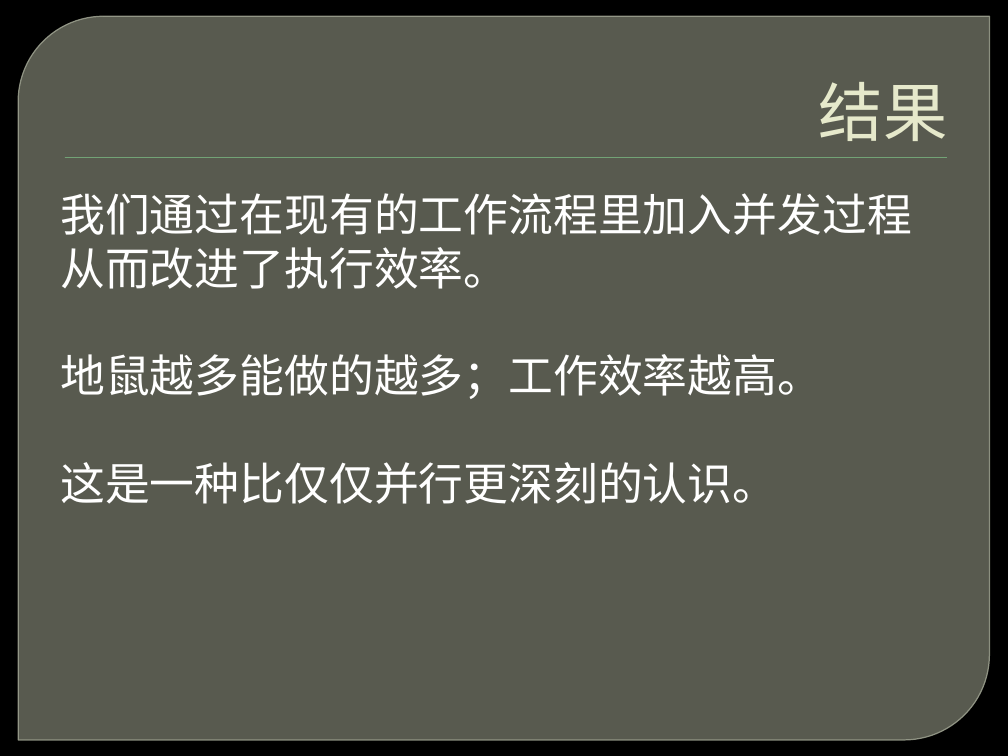
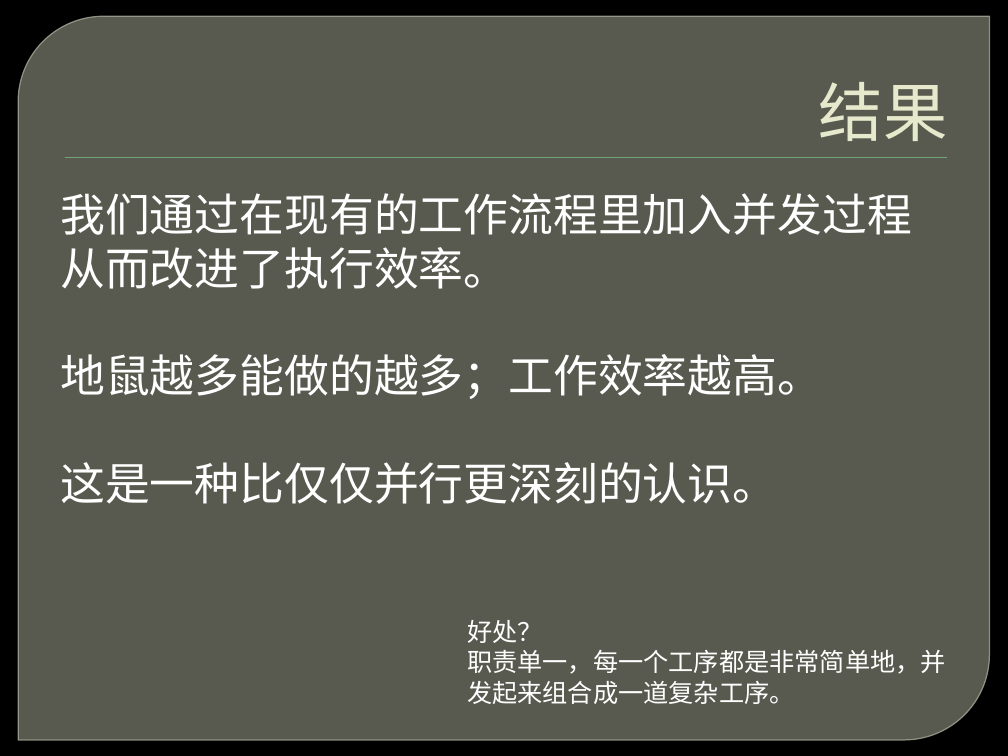
Before and after one commit to ghj1976/lecture, a slide deck: slide 23 of 并发不等于并行/并发不等于并行.pptx. Drawn at 1008x756 pixels with LibreOffice and Linux fonts; fonts in the diff are those of the drawing; background and template pictures are left out. Boxes give left, top, right and bottom in pixels: in the first picture for what was removed or moved away, otherwise in the second. Text is boxed around its words. In the diff, an @@ line names an element or a change of style, - is before the commit and + after.

```diff
--- a/并发不等于并行/并发不等于并行.pptx
+++ b/并发不等于并行/并发不等于并行.pptx
@@ text added at [467, 620, 946, 704], 18 pt, text #FFFFFF @@
+好处？
+职责单一，每一个工序都是非常简单地，并发起来组合成一道复杂工序。
```
Also in this commit, not shown: 17 other slides changed.
